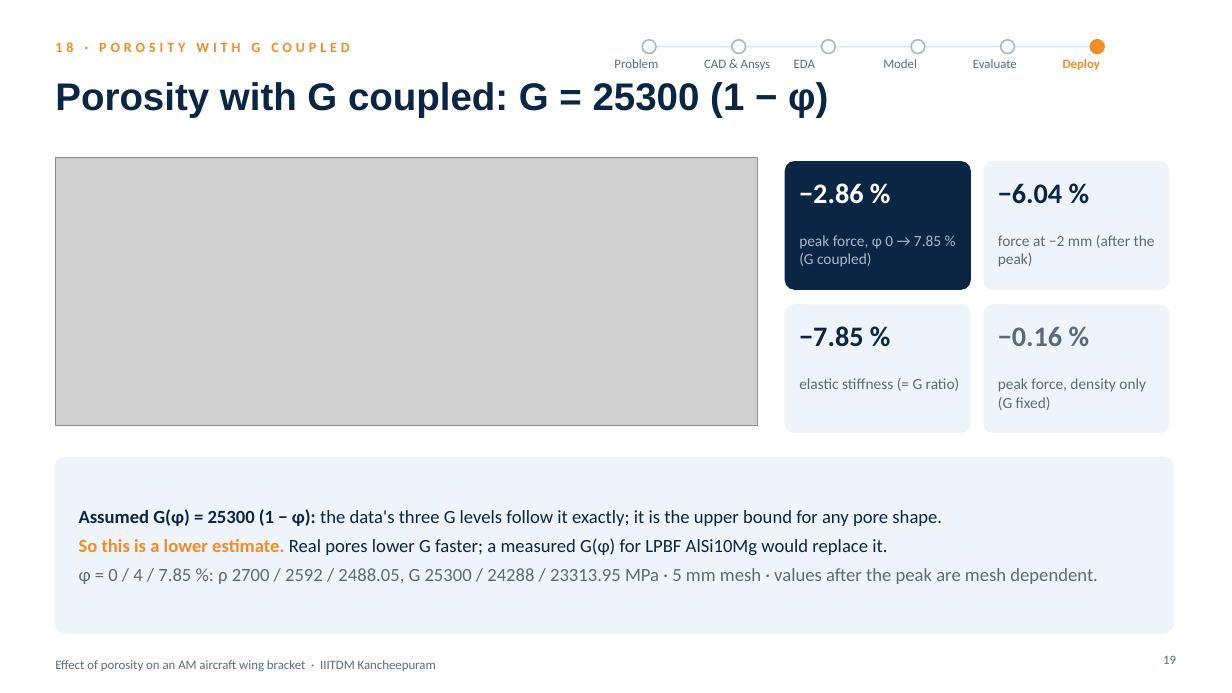
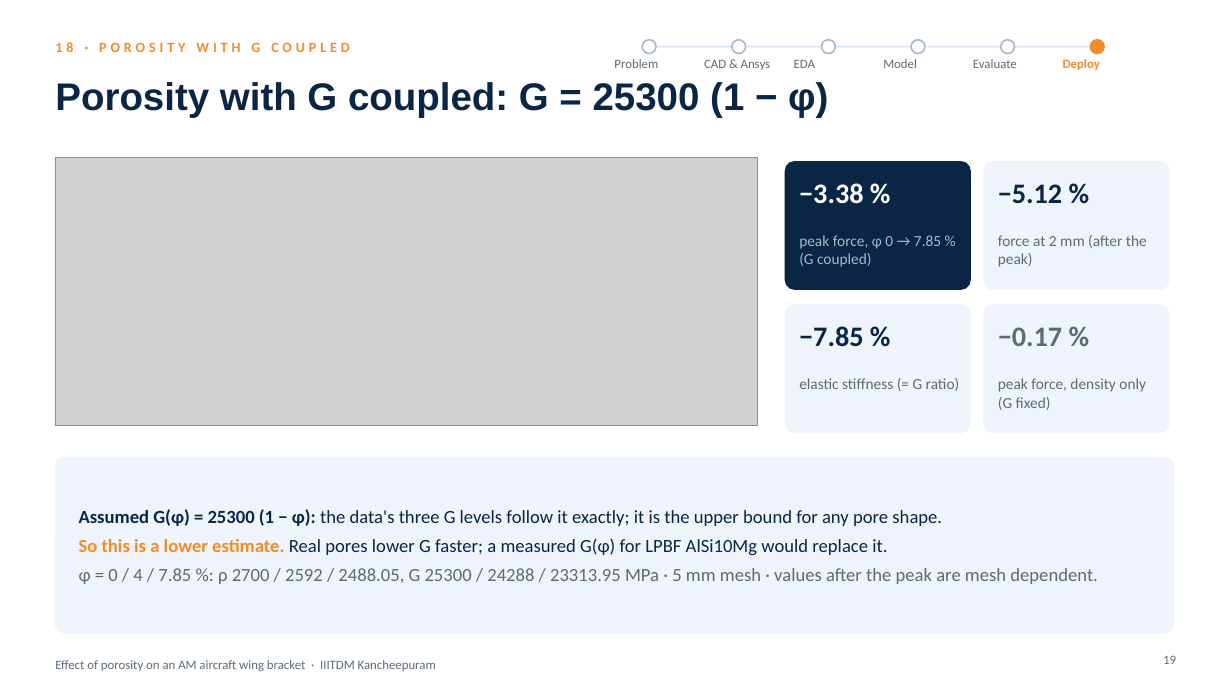
Before and after one commit to SaravananRamar06/MMM-ML, a slide deck: slide 19 of presentation/Final Presentation - Porosity in an AM Wing Bracket (corrected).pptx. Drawn at 1232x693 pixels with LibreOffice and Linux fonts; fonts in the diff are those of the drawing; grey boxes stand for pictures. Boxes give left, top, right and bottom in pixels: in the first picture for what was removed or moved away, otherwise in the second. Text is boxed around its words. In the diff, an @@ line names an element or a change of style, - is before the commit and + after.

```diff
--- a/presentation/Final Presentation - Porosity in an AM Wing Bracket (corrected).pptx
+++ b/presentation/Final Presentation - Porosity in an AM Wing Bracket (corrected).pptx
@@ text at (x1=799, y1=183, x2=863, y2=204): text changed @@
-−2.86 %
+−3.38 %
@@ text at (x1=998, y1=184, x2=1062, y2=203): text changed @@
-−6.04 %
+−5.12 %
@@ text at (x1=998, y1=235, x2=1147, y2=267): text changed @@
-force at −2 mm (after the peak)
+force at 2 mm (after the peak)
@@ text at (x1=998, y1=327, x2=1062, y2=346): text changed @@
-−0.16 %
+−0.17 %
```
Also in this commit, not shown: 3 other slides changed, 32 other files.
